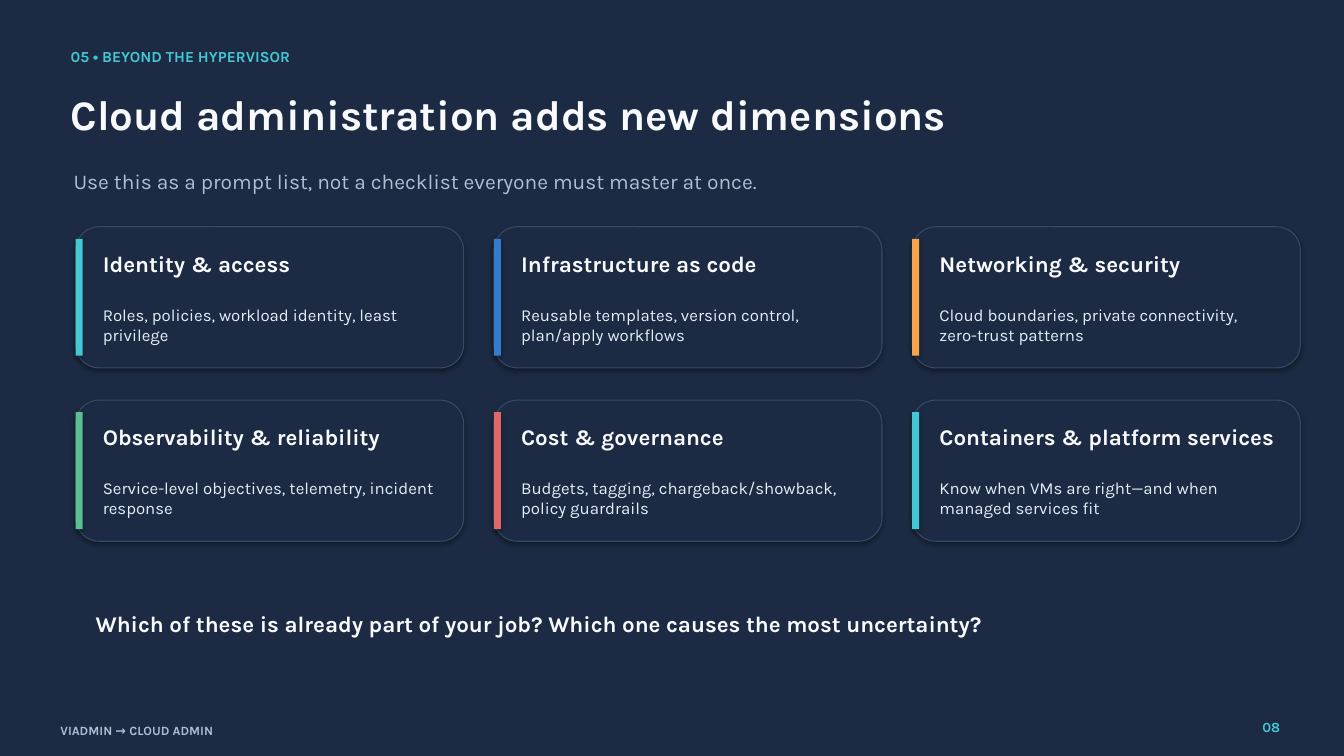
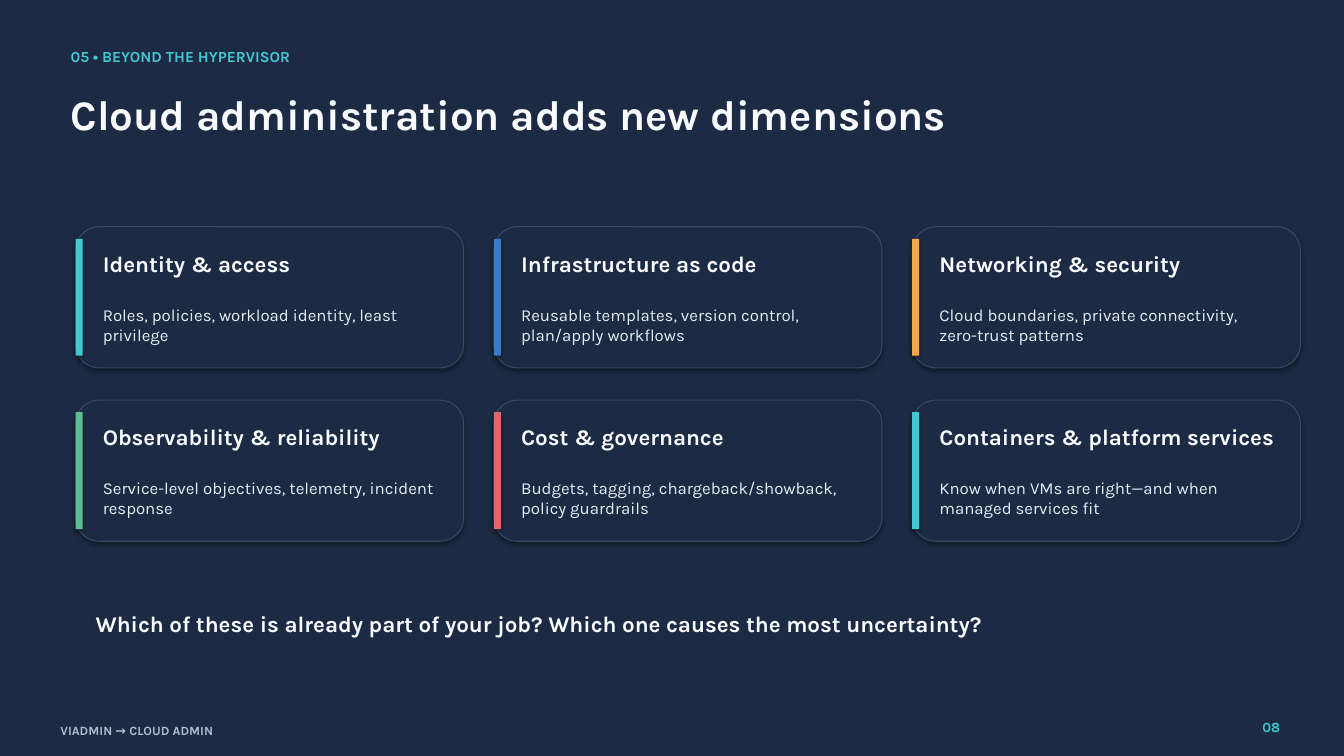
Before and after one commit to jpsider/Invoke-Automation, a slide deck: slide 3 of VMUG/Connect_FL_2026/VIAdmin_AI_Buzzwords_Consistent_Styling.pptx (slide 7 before the commit). Drawn at 1344x756 pixels with LibreOffice and Linux fonts; fonts in the diff are those of the drawing. Boxes give left, top, right and bottom in pixels: in the first picture for what was removed or moved away, otherwise in the second. Text is boxed around its words. In the diff, an @@ line names an element or a change of style, - is before the commit and + after.

Commit message:
removed slides

```diff
--- a/VMUG/Connect_FL_2026/VIAdmin_AI_Buzzwords_Consistent_Styling.pptx
+++ b/VMUG/Connect_FL_2026/VIAdmin_AI_Buzzwords_Consistent_Styling.pptx
@@ text removed at bbox=[74, 174, 756, 194] @@
-Use this as a prompt list, not a checklist everyone must master at once.
```
Also in this commit, not shown: 6 slides removed.
